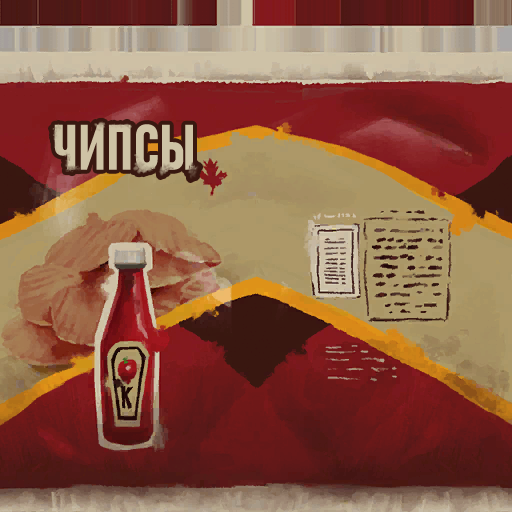
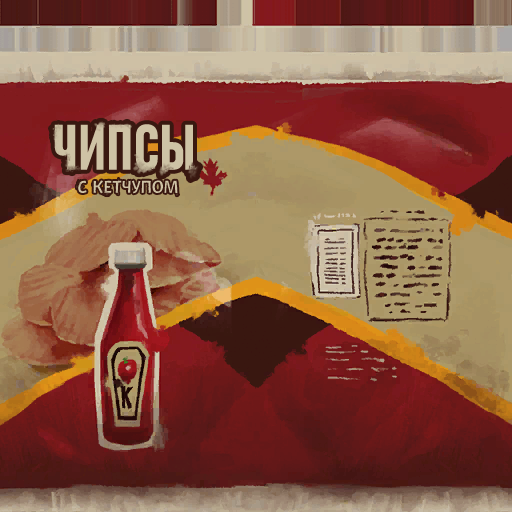
The second w=512, h=512 image is a revision of the first. Changes to its layers:
added layer "с кетчупом" above "ЧИПСЫ" over [76, 178, 179, 196]